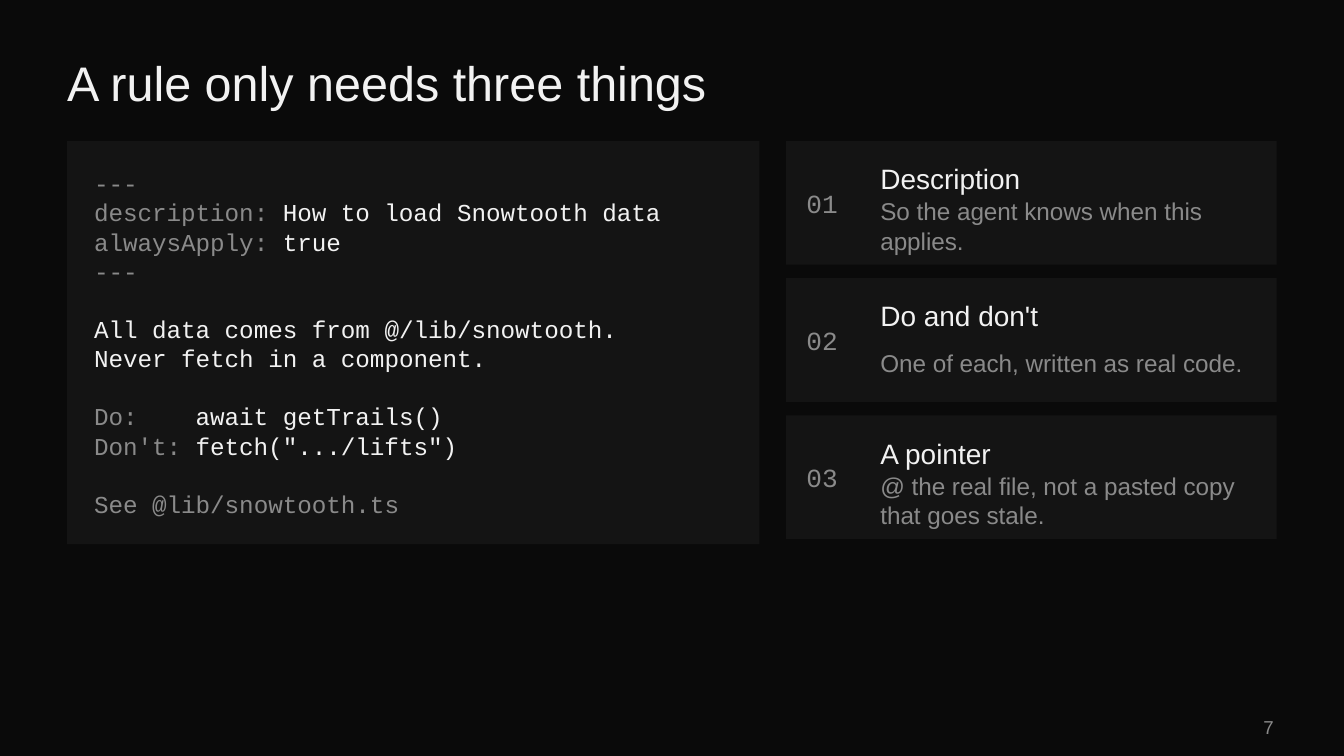
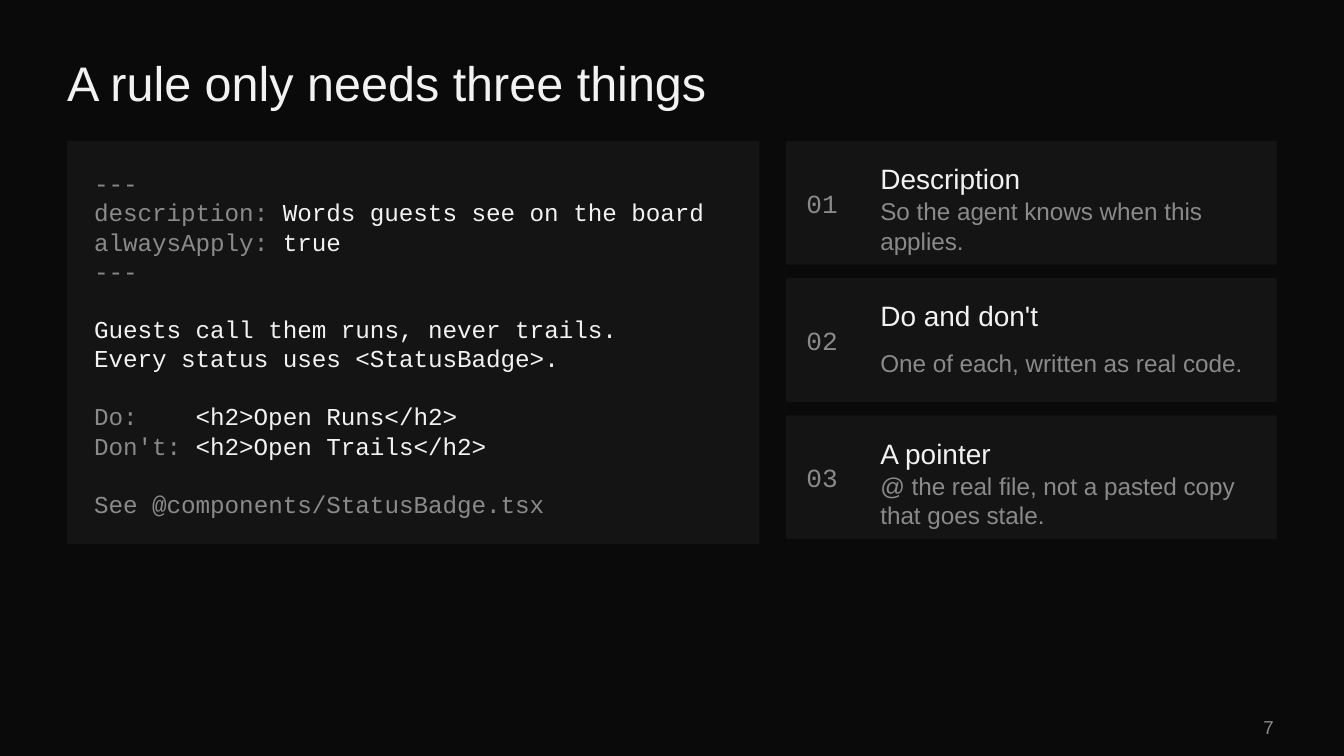
Before and after one commit to eveporcello/snowtooth-rules-teacher-guide, a slide deck: slide 7 of snowtooth-rules.pptx. Drawn at 1344x756 pixels with LibreOffice and Linux fonts; fonts in the diff are those of the drawing. Boxes give left, top, right and bottom in pixels: in the first picture for what was removed or moved away, otherwise in the second. Text is boxed around its words. In the diff, an @@ line names an element or a change of style, - is before the commit and + after.

```diff
--- a/snowtooth-rules.pptx
+++ b/snowtooth-rules.pptx
@@ text at bbox=[94, 204, 704, 226]: text changed @@
-description: How to load Snowtooth data
+description: Words guests see on the board
@@ text at bbox=[94, 320, 617, 518]: text changed @@
-All data comes from @/lib/snowtooth.
-Never fetch in a component.
-Do: await getTrails()
-Don't: fetch(".../lifts")
-See @lib/snowtooth.ts
+Guests call them runs, never trails.
+Every status uses <StatusBadge>.
+Do: <h2>Open Runs</h2>
+Don't: <h2>Open Trails</h2>
+See @components/StatusBadge.tsx
```
Also in this commit, not shown: 8 other slides changed, 4 other files.
